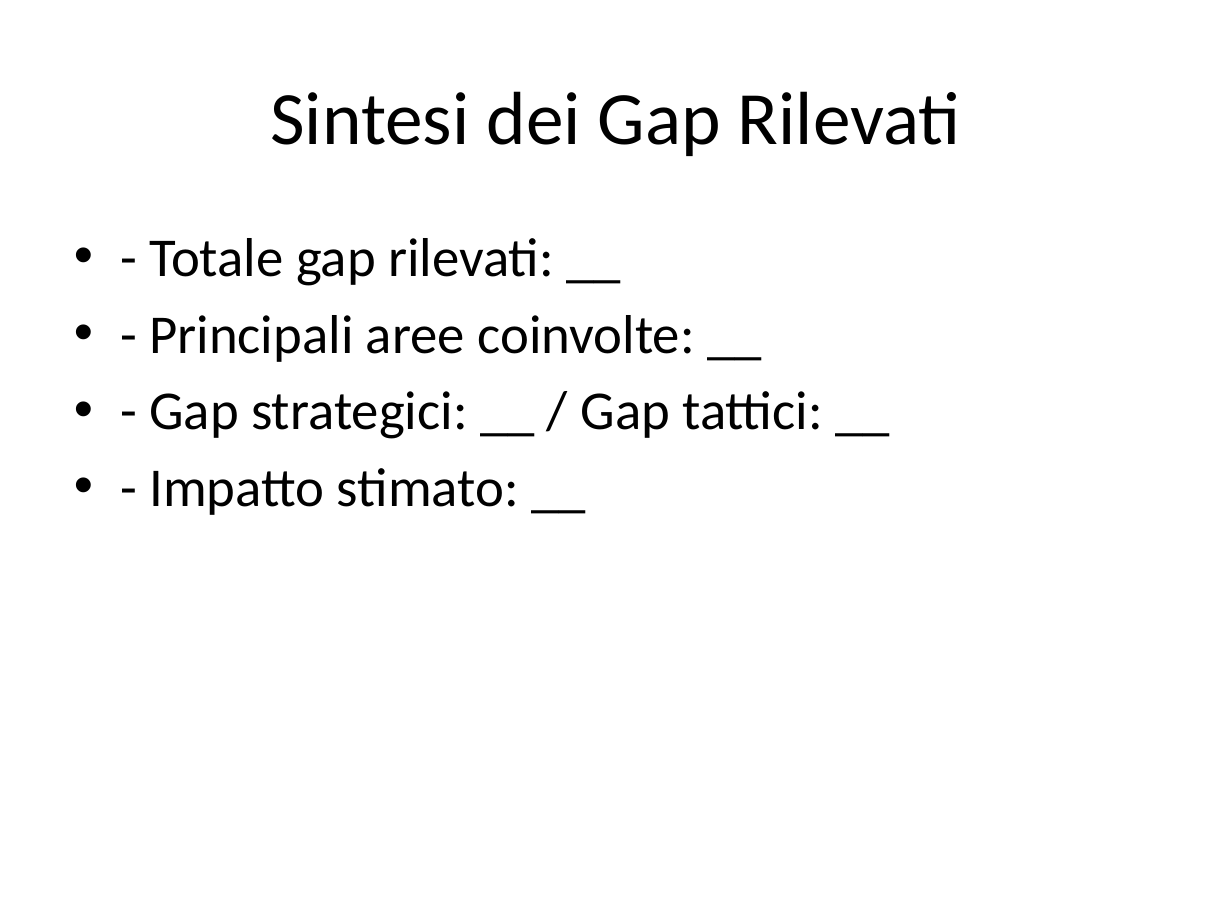
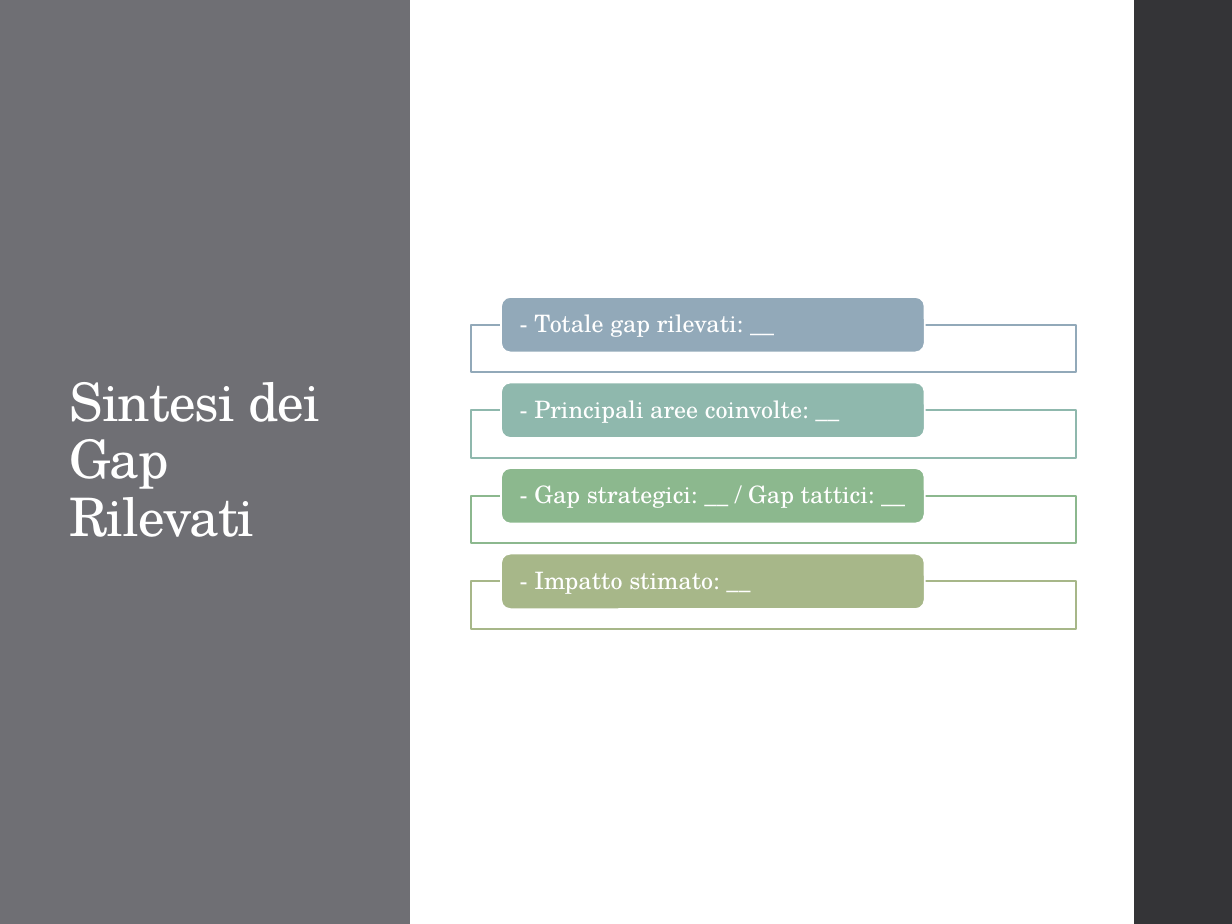
Before and after one commit to andycruccas92/Portfolio, a slide deck: slide 3 of templates_tmp/Template_Presentazione_Gap_Analysis.pptx. Drawn at 1232x924 pixels with LibreOffice and Linux fonts; fonts in the diff are those of the drawing. Boxes give left, top, right and bottom in pixels: in the first picture for what was removed or moved away, otherwise in the second. Text is boxed around its words. In the diff, an @@ line names an element or a change of style, - is before the commit and + after.

```diff
--- a/templates_tmp/Template_Presentazione_Gap_Analysis.pptx
+++ b/templates_tmp/Template_Presentazione_Gap_Analysis.pptx
@@ rectangle added at <box>0,0,410,924</box>, fill #6F6F74 @@
@@ rectangle added at <box>1135,0,1232,924</box>, fill #353537 @@
@@ rectangle added at <box>1141,0,1232,924</box>, fill #353537 @@
@@ title "Sintesi dei Gap Rilevati": place and size @@
-title "Sintesi dei Gap Rilevati" at <box>270,91,961,156</box>
+title "Sintesi dei Gap Rilevati" at <box>70,382,320,537</box>
@@ title "Sintesi dei Gap Rilevati" at <box>70,382,320,537</box>: size 44 to 31 pt, font Calibri to TeX Gyre Schola, text colour #000000 to #FFFFFF, letter spacing 0 to -0.5 pt; alignment centre to left; line spacing 1 to 0.9 @@
@@ text removed at <box>149,238,823,515</box> @@
-• - Totale gap rilevati: __
-• - Principali aree coinvolte: __
-• - Gap strategici: __ / Gap tattici: __
-• - Impatto stimato: __
@@ group added at <box>471,297,1076,630</box>: 4 rectangles, 4 rounded rectangles, 4 texts @@
+- Totale gap rilevati: __
+- Principali aree coinvolte: __
+- Gap strategici: __ / Gap tattici: __
+- Impatto stimato: __
```
Also in this commit, not shown: 5 other slides changed, 12 other files.
